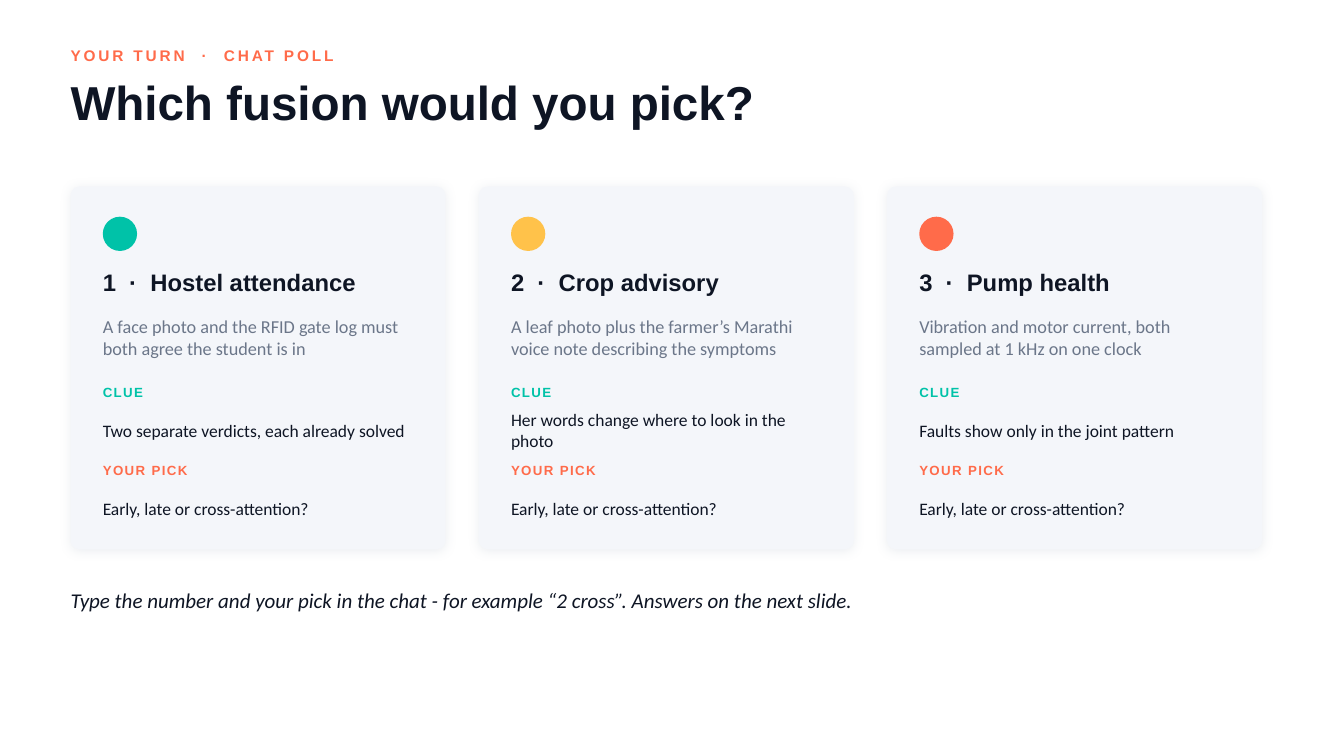
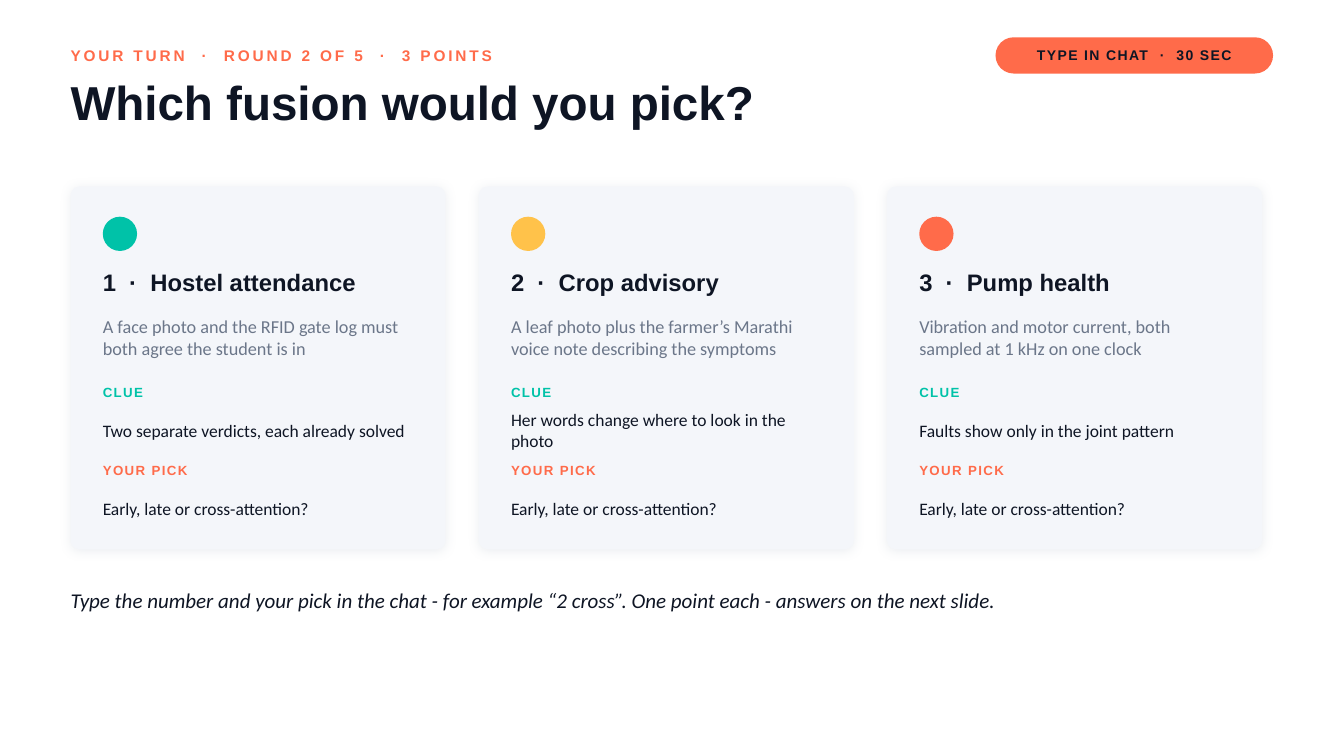
Before and after one commit to lksmangai/DeepLearning, a slide deck: slide 14 of Multimodal-AI-ATAL-FDP-Deck.pptx (slide 12 before the commit). Drawn at 1344x756 pixels with LibreOffice and Linux fonts; fonts in the diff are those of the drawing. Boxes give left, top, right and bottom in pixels: in the first picture for what was removed or moved away, otherwise in the second. Text is boxed around its words. In the diff, an @@ line names an element or a change of style, - is before the commit and + after.

```diff
--- a/Multimodal-AI-ATAL-FDP-Deck.pptx
+++ b/Multimodal-AI-ATAL-FDP-Deck.pptx
@@ text at <box>71,50,491,61</box>: text changed @@
-YOUR TURN · CHAT POLL
+YOUR TURN · ROUND 2 OF 5 · 3 POINTS
@@ rounded rectangle added at <box>996,37,1273,74</box>, fill #FF6B4A @@
@@ text added at <box>1037,50,1231,60</box>, 10 pt, text #0E1524, bold @@
+TYPE IN CHAT · 30 SEC
@@ text at <box>71,593,995,612</box>: text changed @@
-Type the number and your pick in the chat - for example “2 cross”. Answers on the next slide.
+Type the number and your pick in the chat - for example “2 cross”. One point each - answers on the next slide.
```
Also in this commit, not shown: 18 other slides changed, 14 slides added.
